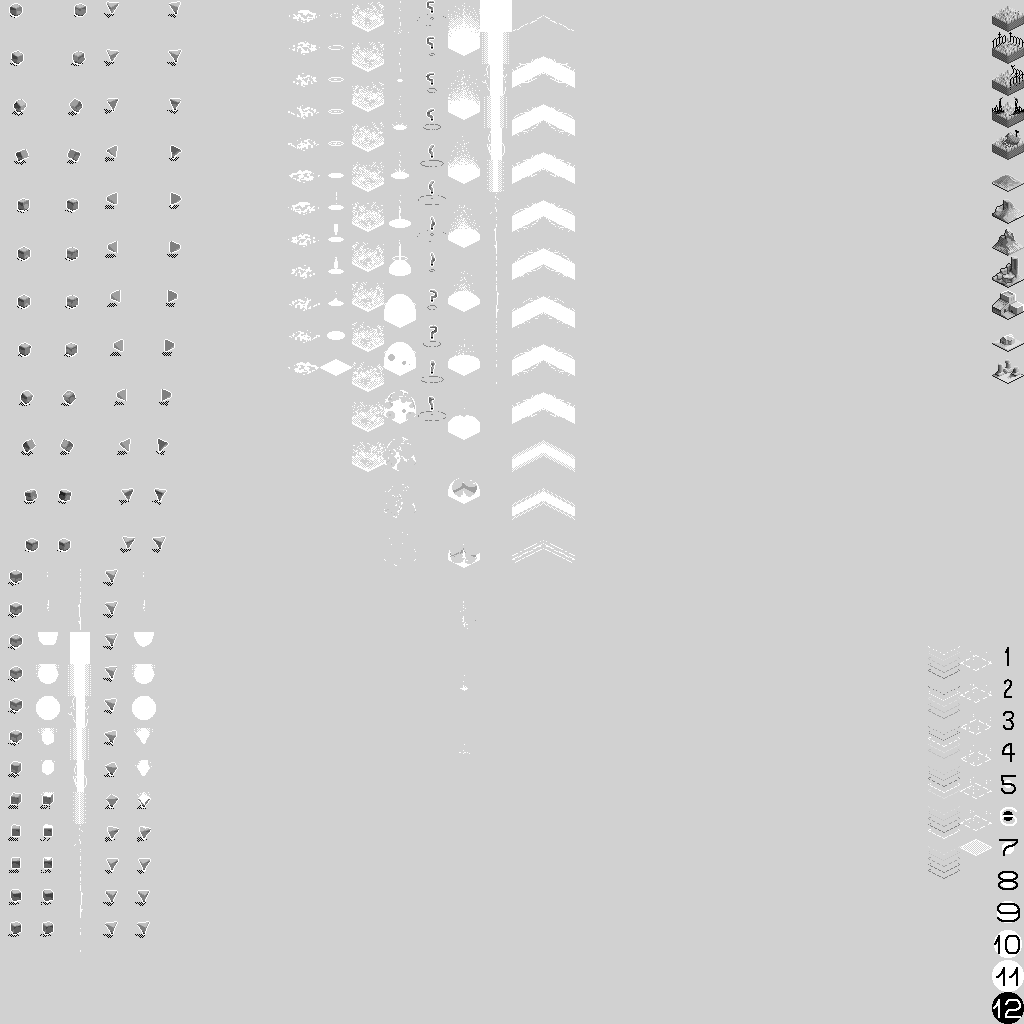
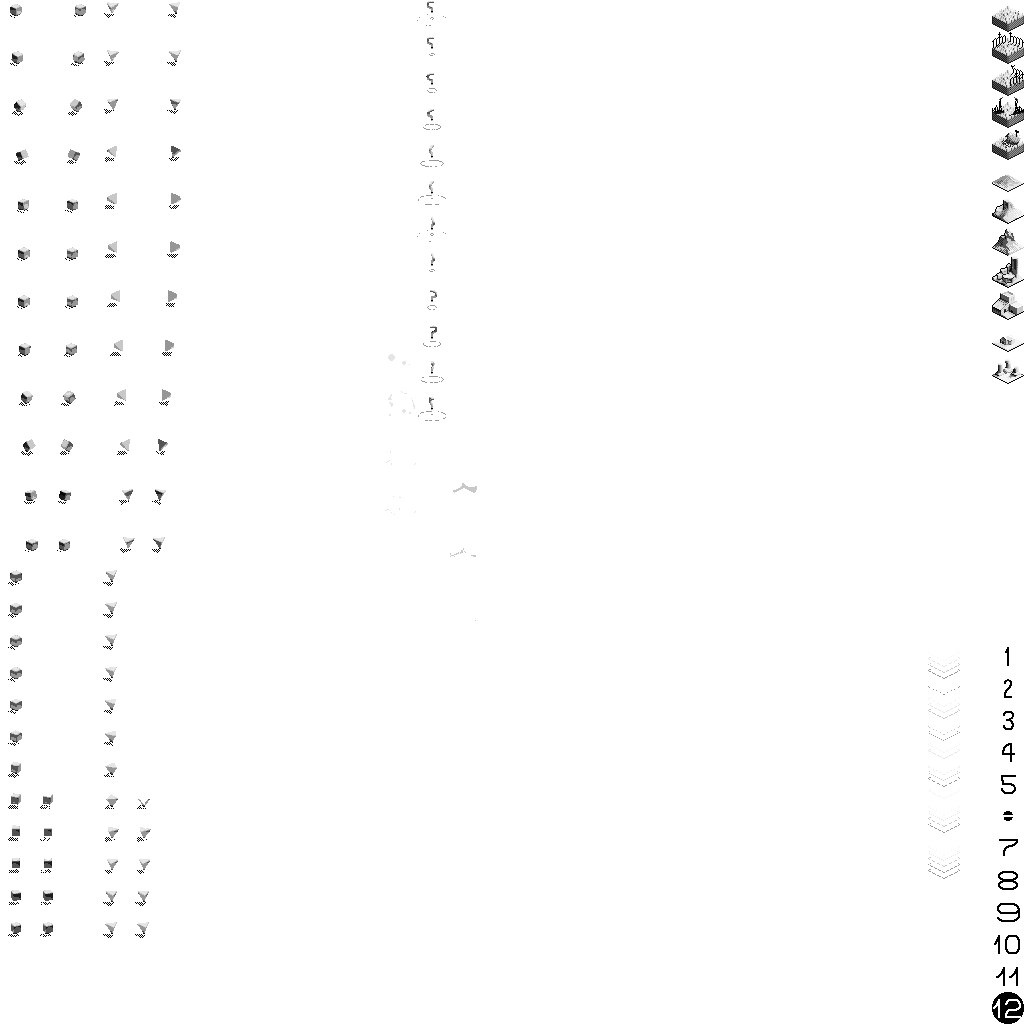
Revision of a layered 1024 x 1024 image; what changed, layer by layer:
hid "GREEN" over [0, 0, 1024, 1024]
